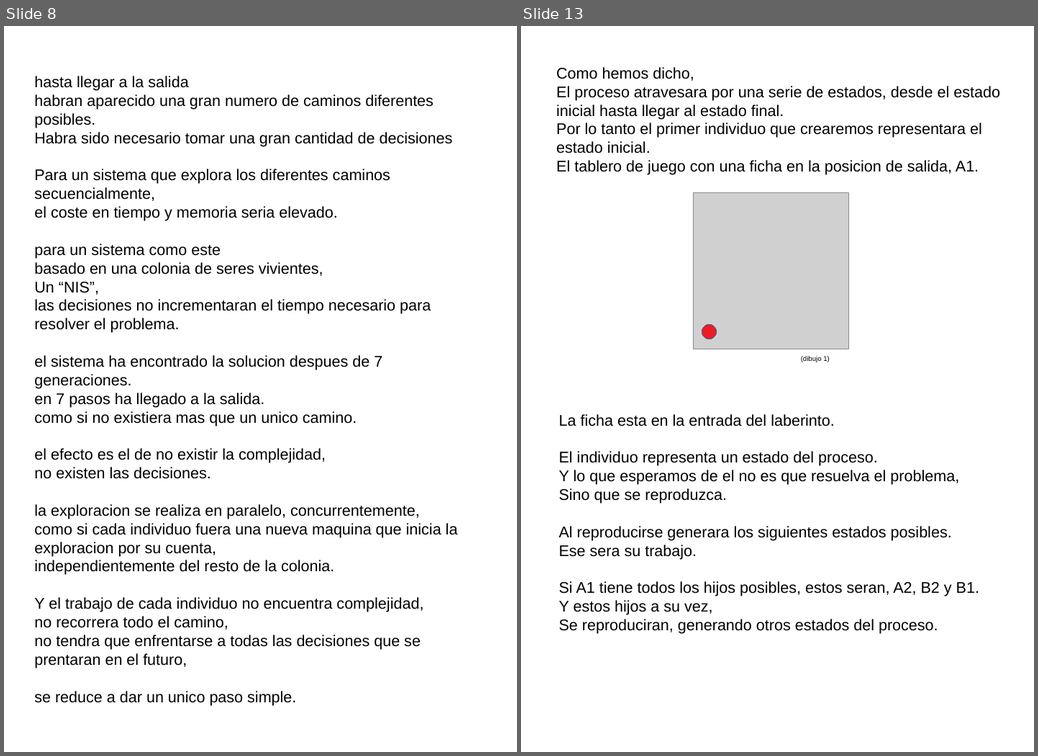
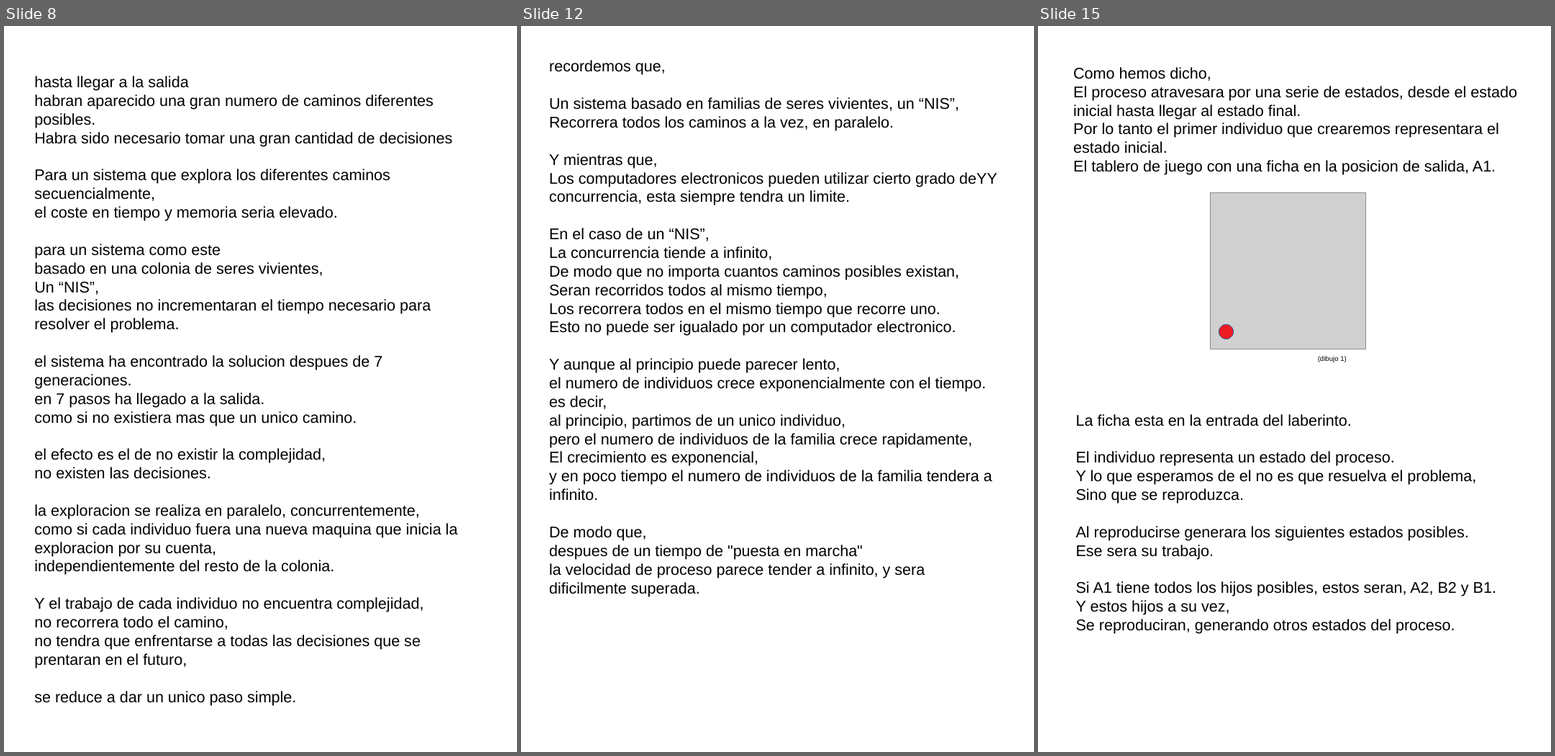
Before and after one commit to fabhrius/La-Cosa, a slide deck: capitulos/Potencia del sistema/Potencia del sistema.odp. Shown side by side, each under a label of ours: slides 8 and 13 before the commit, slides 8, 12 and 15 after it; the slides between them are not shown. The pictures are 1038x756 and 1555x756 pixels, drawn with LibreOffice and Linux fonts; fonts in the diff are those of the drawing; grey boxes stand for pictures. Boxes give left, top, right and bottom in pixels: in the first picture for what was removed or moved away, otherwise in the second. Text is boxed around its words. In the diff, an @@ line names an element or a change of style, - is before the commit and + after.

```diff
--- a/capitulos/Potencia del sistema/Potencia del sistema.odp
+++ b/capitulos/Potencia del sistema/Potencia del sistema.odp
@@ slide 12 added at <box>521,26,1034,752</box>, background #FFFFFF @@
@@ text added at <box>549,60,998,597</box>, 18 pt, text #000000 @@
+recordemos que,
+Un sistema basado en familias de seres vivientes, un “NIS”,
+Recorrera todos los caminos a la vez, en paralelo.
+Y mientras que,
+Los computadores electronicos pueden utilizar cierto grado deYY concurrencia, esta siempre tendra un limite.
+En el caso de un “NIS”,
+La concurrencia tiende a infinito,
+De modo que no importa cuantos caminos posibles existan,
+Seran recorridos todos al mismo tiempo,
+Los recorrera todos en el mismo tiempo que recorre uno.
+Esto no puede ser igualado por un computador electronico.
+Y aunque al principio puede parecer lento,
+el numero de individuos crece exponencialmente con el tiempo.
+es decir,
+al principio, partimos de un unico individuo,
+pero el numero de individuos de la familia crece rapidamente,
+El crecimiento es exponencial,
+y en poco tiempo el numero de individuos de la familia tendera a infinito.
+De modo que,
+despues de un tiempo de "puesta en marcha"
+la velocidad de proceso parece tender a infinito, y sera dificilmente superada.
@@ what was slide 13 is now slide 15 @@
```
Also in this commit, not shown: 4 slides changed, 1 other slide added, 1 other file.
